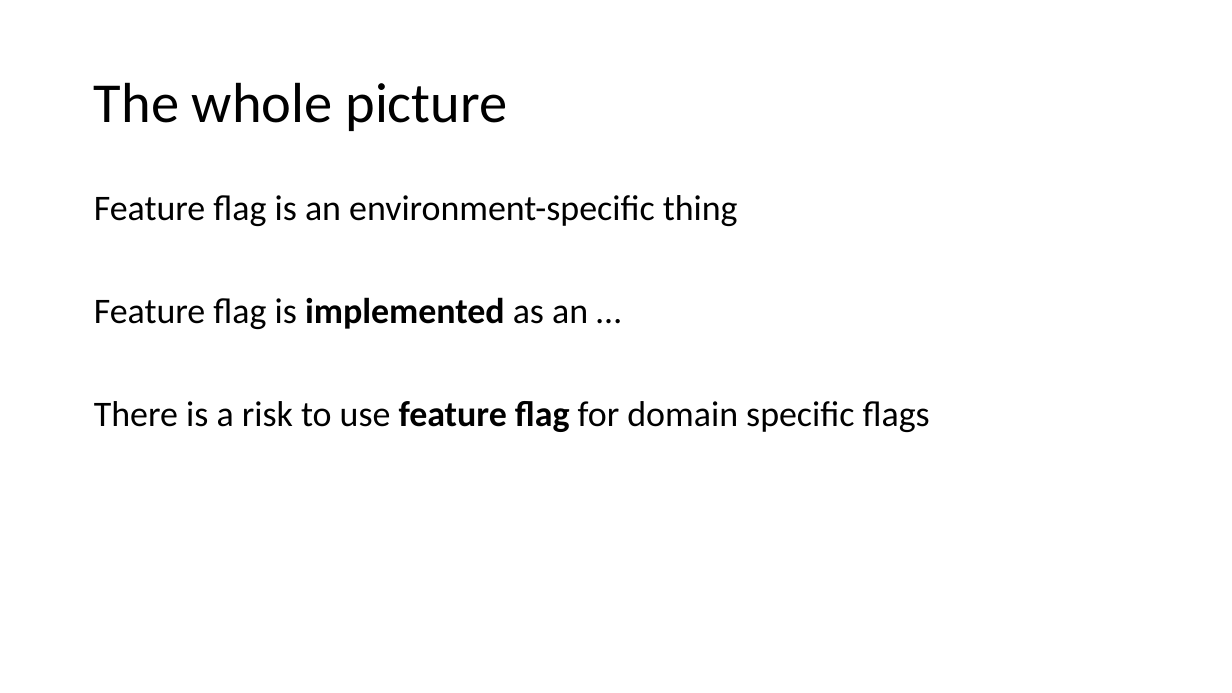
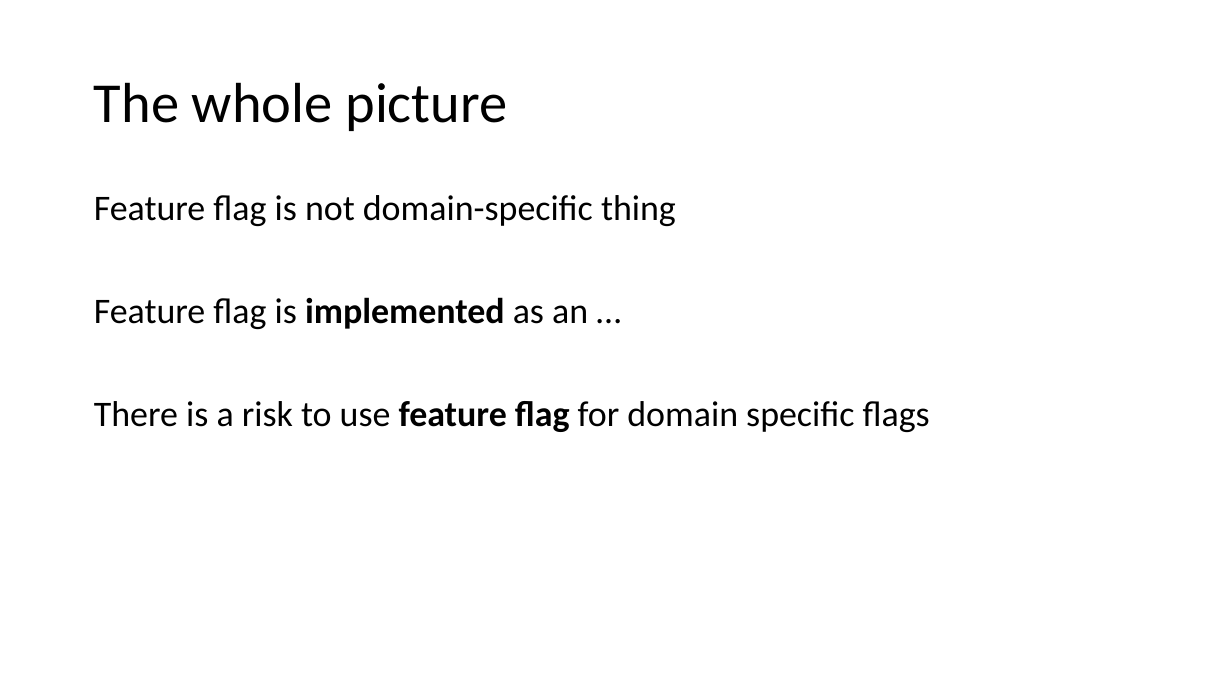
Before and after one commit to magicmanam/slides, a slide deck: slide 8 of Feature Flags.pptx (slide 6 before the commit). Drawn at 1232x693 pixels with LibreOffice and Linux fonts; fonts in the diff are those of the drawing. Boxes give left, top, right and bottom in pixels: in the first picture for what was removed or moved away, otherwise in the second. Text is boxed around its words. In the diff, an @@ line names an element or a change of style, - is before the commit and + after.

```diff
--- a/Feature Flags.pptx
+++ b/Feature Flags.pptx
@@ text at (94,195,676,226): text changed @@
-Feature flag is an environment-specific thing
+Feature flag is not domain-specific thing
```
Also in this commit, not shown: 6 other slides changed, 2 slides added.
